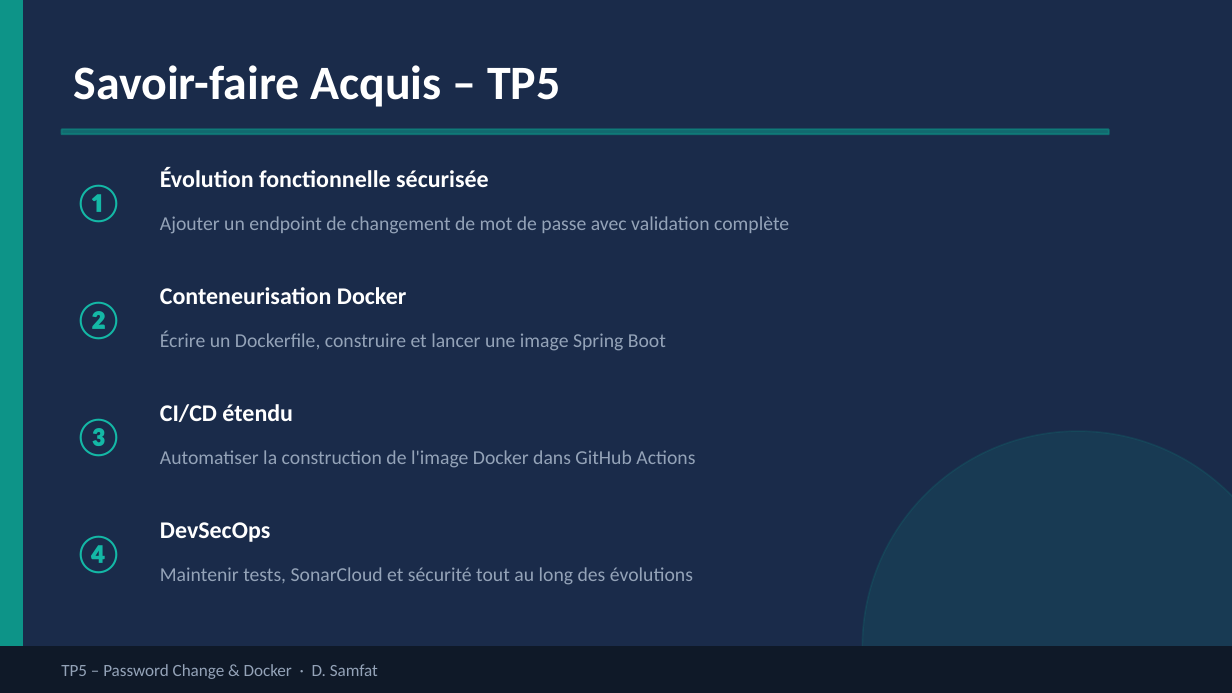
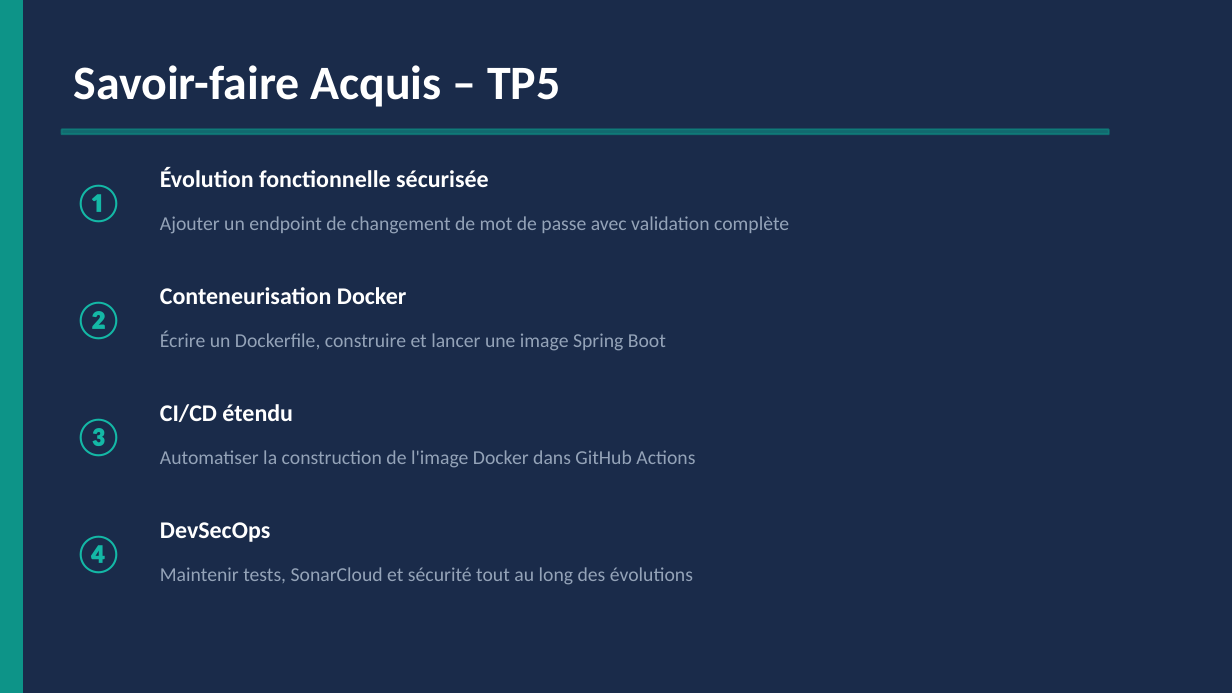
Before and after one commit to mirija-712/authentification-java, a slide deck: slide 9 of Doc/TP5_Auth_Server.pptx. Drawn at 1232x693 pixels with LibreOffice and Linux fonts; fonts in the diff are those of the drawing. Boxes give left, top, right and bottom in pixels: in the first picture for what was removed or moved away, otherwise in the second. Text is boxed around its words. In the diff, an @@ line names an element or a change of style, - is before the commit and + after.

```diff
--- a/Doc/TP5_Auth_Server.pptx
+++ b/Doc/TP5_Auth_Server.pptx
@@ ellipse removed at bbox=[862, 431, 1232, 693] @@
@@ rectangle removed at bbox=[0, 647, 1232, 693] @@
@@ text removed at bbox=[61, 664, 378, 679] @@
-TP5 – Password Change & Docker · D. Samfat
```
Also in this commit, not shown: 8 other slides changed, 13 other files.
